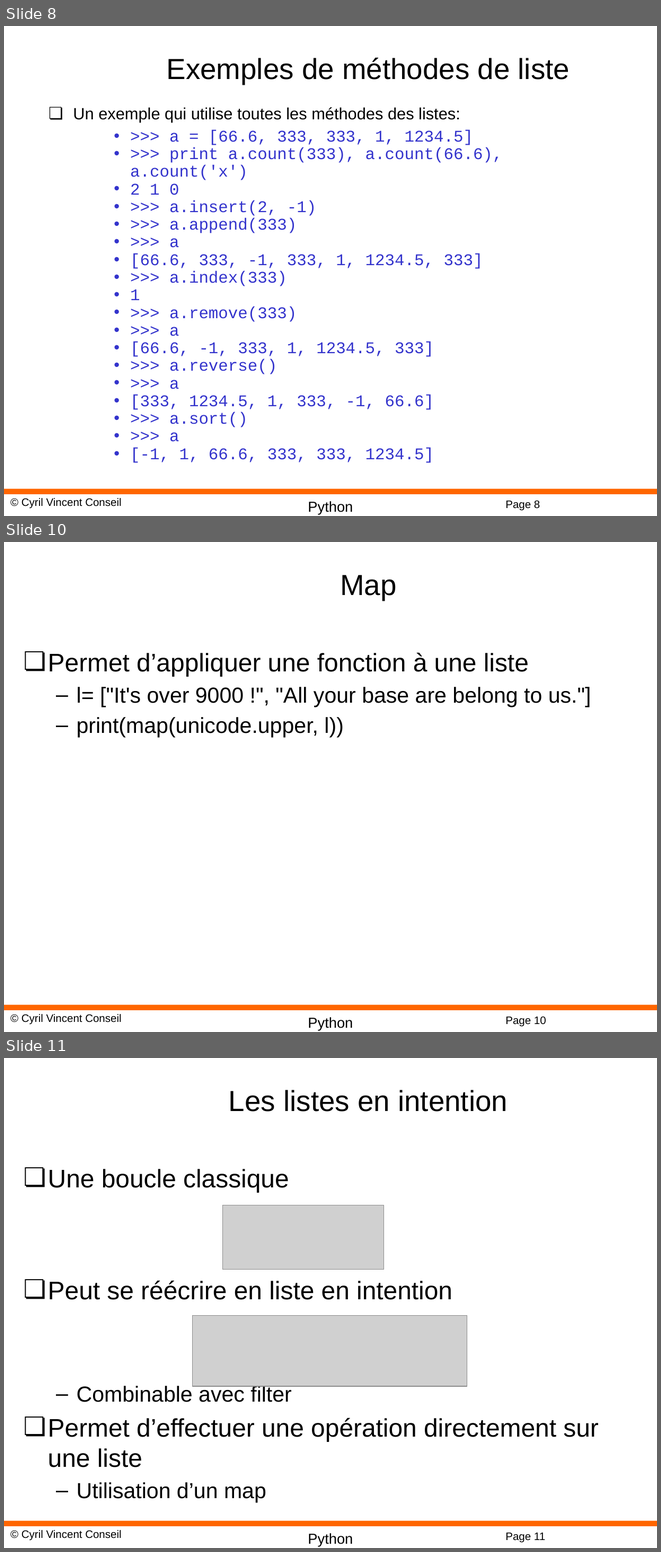
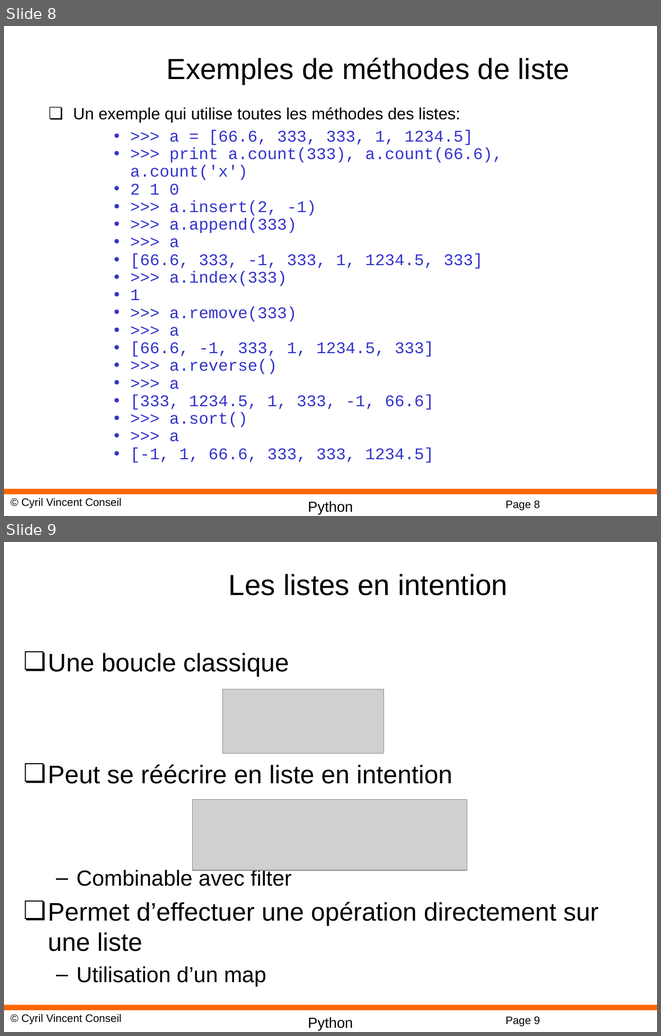
Before and after one commit to cyrilvincent/python, a slide deck: ppt/Python07-ComplexTypes.pptx. Shown one above the other, each under a label of ours: slides 8, 10 and 11 before the commit, slides 8 and 9 after it; the slides between them are not shown. The pictures are 661x1552 and 661x1036 pixels, drawn with LibreOffice and Linux fonts; fonts in the diff are those of the drawing; grey boxes stand for pictures; background and template pictures are left out. Boxes give left, top, right and bottom in pixels: in the first picture for what was removed or moved away, otherwise in the second. Text is boxed around its words. In the diff, an @@ line names an element or a change of style, - is before the commit and + after.

```diff
--- a/ppt/Python07-ComplexTypes.pptx
+++ b/ppt/Python07-ComplexTypes.pptx
@@ slide 10 removed at [4, 542, 657, 1032], background #FFFFFF; not listed: 4 template elements that a slide beside it also shows @@
@@ title removed at [340, 575, 397, 600] @@
-Map
@@ text removed at [48, 652, 591, 738] @@
-❏ Permet d’appliquer une fonction à une liste
-  – l= ["It's over 9000 !", "All your base are belong to us."]
-  – print(map(unicode.upper, l))
@@ what was slide 11 is now slide 9 @@
@@ page number at [505, 1016, 540, 1026]: text changed @@
-Page 11
+Page 9
```
Also in this commit, not shown: 1 other slide removed, 2 other files.
